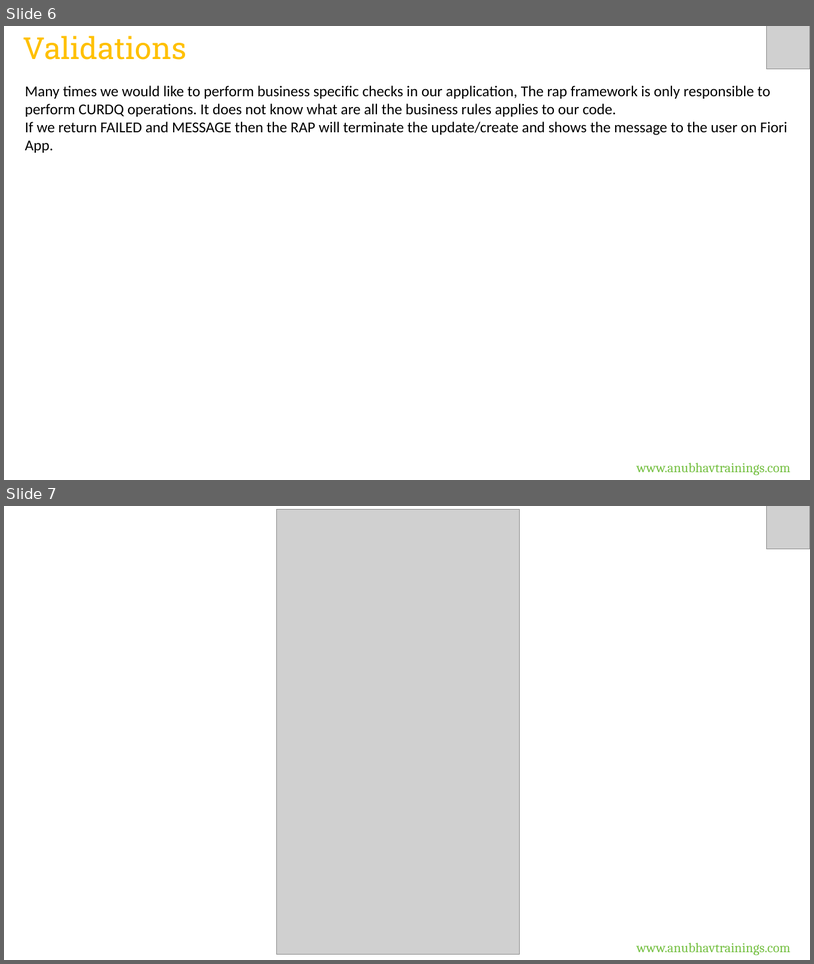
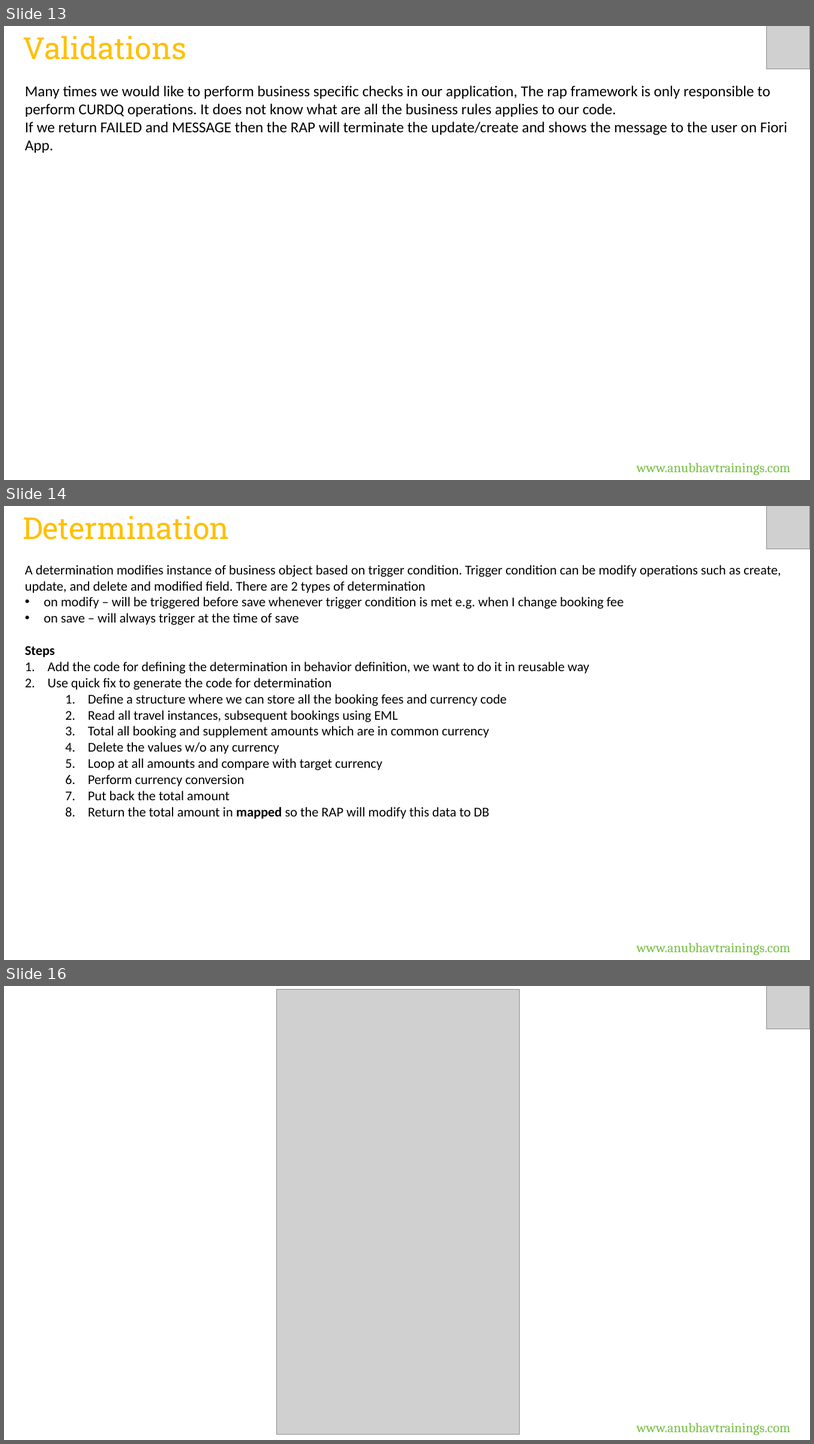
Before and after one commit to soyuztechnologies/RAP_Training_Applied_Materials, a slide deck: Day 9/DAY-9.pptx. Shown one above the other, each under a label of ours: slides 6 and 7 before the commit, slides 13, 14 and 16 after it; the slides between them are not shown. The pictures are 814x964 and 814x1444 pixels, drawn with LibreOffice and Linux fonts; fonts in the diff are those of the drawing; grey boxes stand for pictures. Boxes give left, top, right and bottom in pixels: in the first picture for what was removed or moved away, otherwise in the second. Text is boxed around its words. In the diff, an @@ line names an element or a change of style, - is before the commit and + after.

Commit message:
Auto bot updater RAP Course

```diff
--- a/Day 9/DAY-9.pptx
+++ b/Day 9/DAY-9.pptx
@@ slide 14 added at [4, 506, 810, 960], background #FFFFFF @@
@@ text added at [23, 516, 230, 540], 36 pt, text #FFC000 @@
+Determination
@@ picture added at [767, 506, 810, 549] @@
@@ text added at [25, 565, 781, 819], 16 pt, text #000000 @@
+A determination modifies instance of business object based on trigger condition. Trigger condition can be modify operations such as create, update, and delete and modified field. There are 2 types of determination
+• on modify – will be triggered before save whenever trigger condition is met e.g. when I change booking fee
+• on save – will always trigger at the time of save
+Steps
+1. Add the code for defining the determination in behavior definition, we want to do it in reusable way
+2. Use quick fix to generate the code for determination
+  1. Define a structure where we can store all the booking fees and currency code
+  2. Read all travel instances, subsequent bookings using EML
+  3. Total all booking and supplement amounts which are in common currency
+  4. Delete the values w/o any currency
+  5. Loop at all amounts and compare with target currency
+  6. Perform currency conversion
+  7. Put back the total amount
+  8. Return the total amount in mapped so the RAP will modify this data to DB
@@ text added at [637, 942, 791, 955], 16 pt, text #75C042 @@
+www.anubhavtrainings.com
@@ what was slide 6 is now slide 13 @@
@@ what was slide 7 is now slide 16 @@
```
Also in this commit, not shown: 1 slide changed, 8 other slides added, 5 other files.
